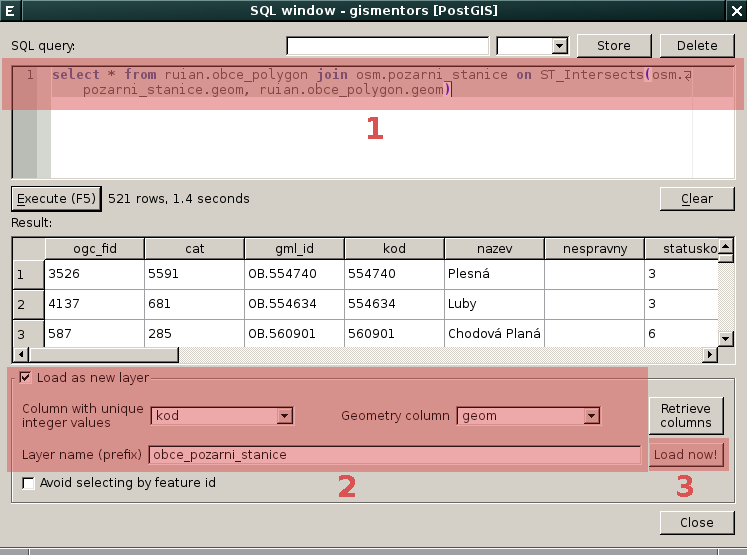
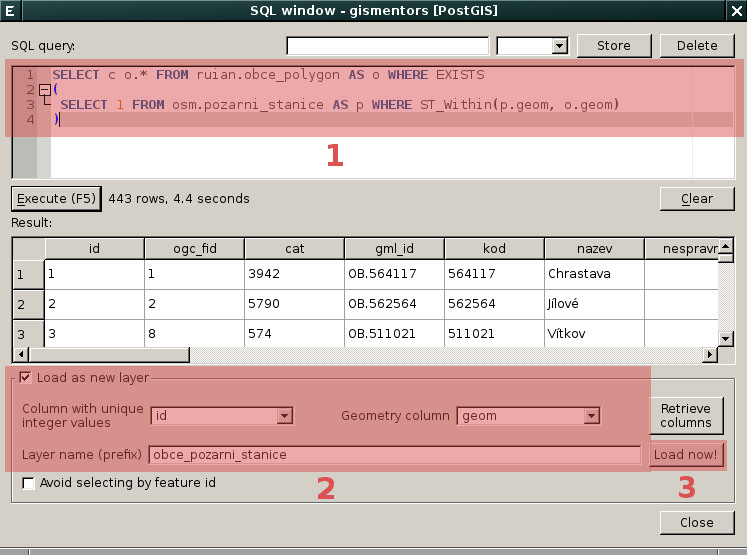
The second 747x555 image is a revision of the first. Changes to its layers:
added layer "3" above "2" over [679, 476, 695, 498]
moved "2" above "1", painted on it over [318, 475, 355, 499]
removed layer "1" over [368, 117, 383, 139]
renamed "3" to "1", painted on it over [328, 144, 693, 497]
painted on "SQL window - gismentors [PostGIS]" over [2, 58, 744, 472]
